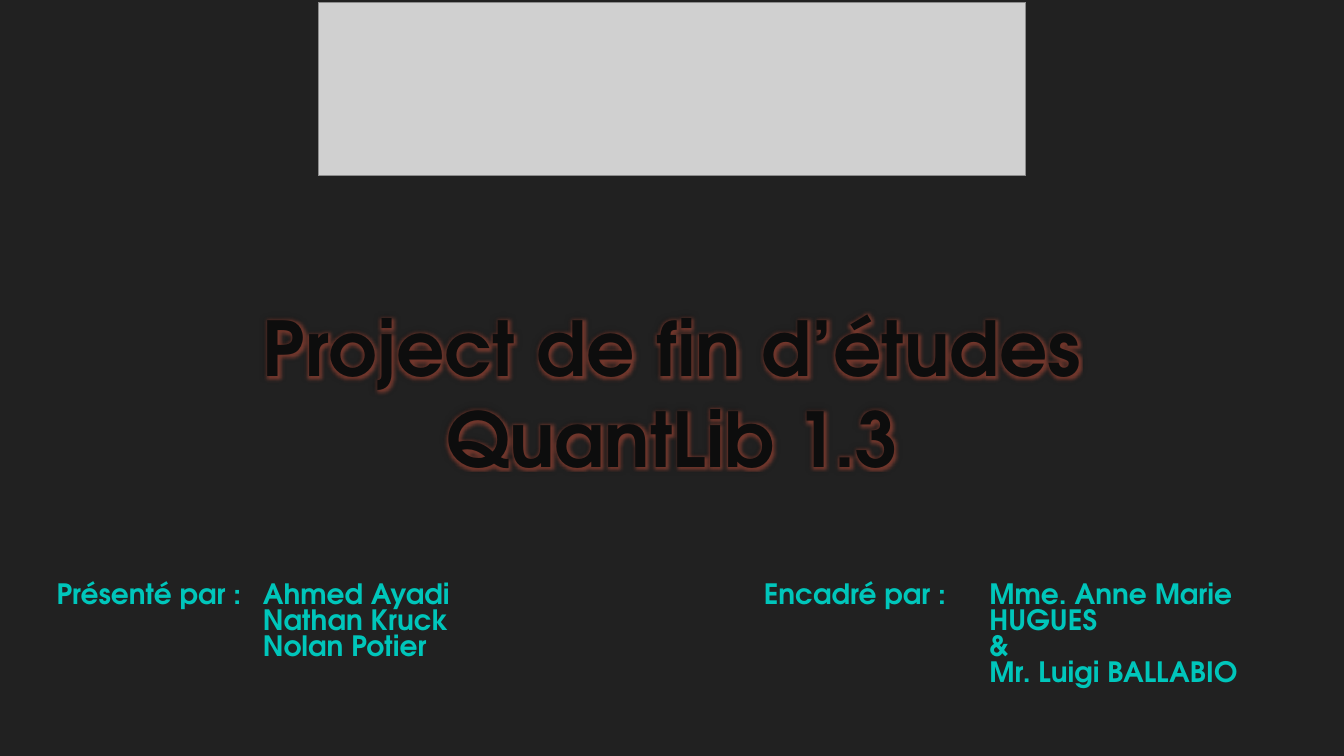
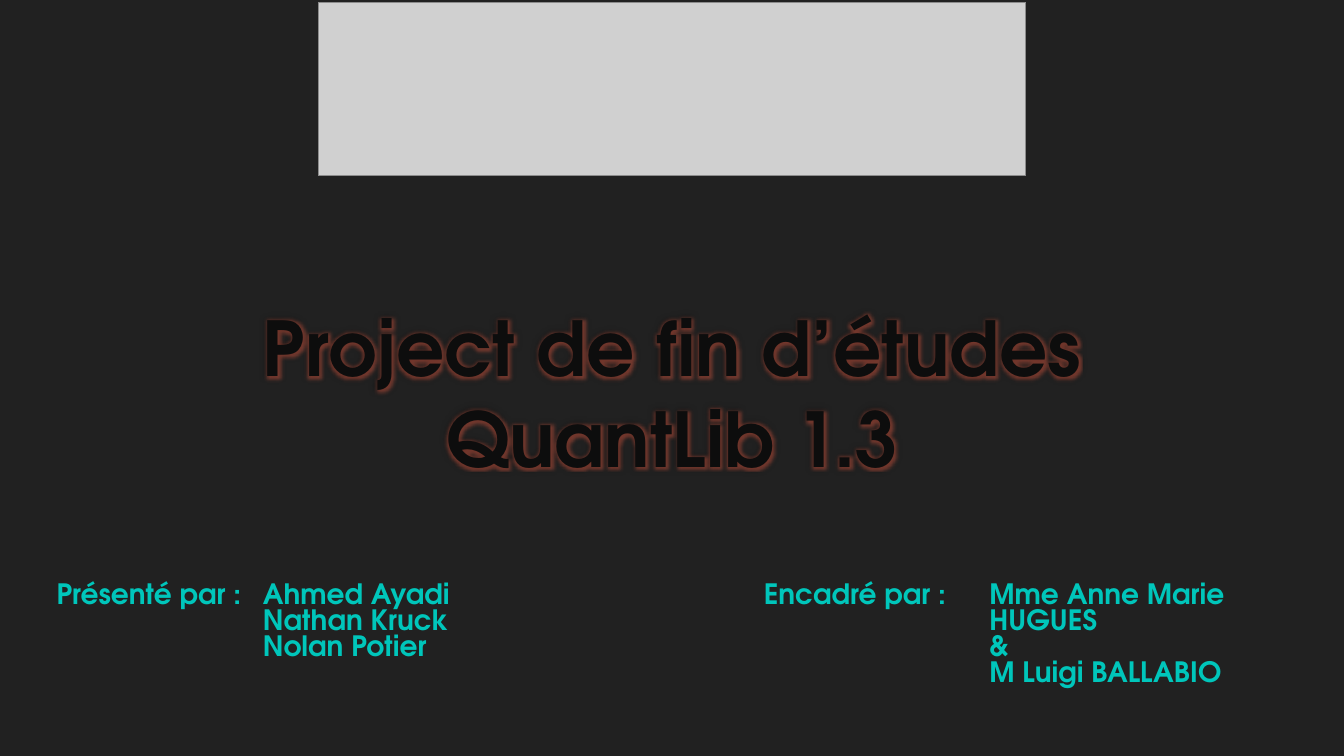
Before and after one commit to Ayadi07/Quantlib, a slide deck: slide 1 of report and presentation/QuantLib1.3 16-01-2014-modified version.pptx. Drawn at 1344x756 pixels with LibreOffice and Linux fonts; fonts in the diff are those of the drawing; grey boxes stand for pictures; background and template pictures are left out. Boxes give left, top, right and bottom in pixels: in the first picture for what was removed or moved away, otherwise in the second. Text is boxed around its words. In the diff, an @@ line names an element or a change of style, - is before the commit and + after.

```diff
--- a/report and presentation/QuantLib1.3 16-01-2014-modified version.pptx
+++ b/report and presentation/QuantLib1.3 16-01-2014-modified version.pptx
@@ table at box(46, 579, 1317, 723) @@
-row 1, column 4: Mme. Anne Marie HUGUES / & / Mr. Luigi BALLABIO
+row 1, column 4: Mme Anne Marie HUGUES / & / M Luigi BALLABIO
```
Also in this commit, not shown: 22 other slides changed, 1 slide removed, 1 other file.
